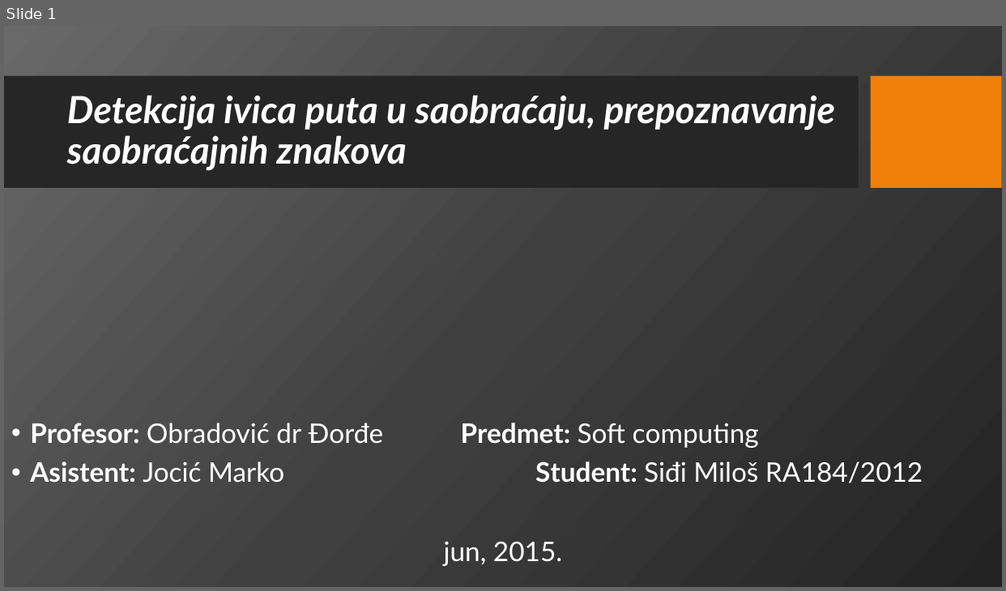
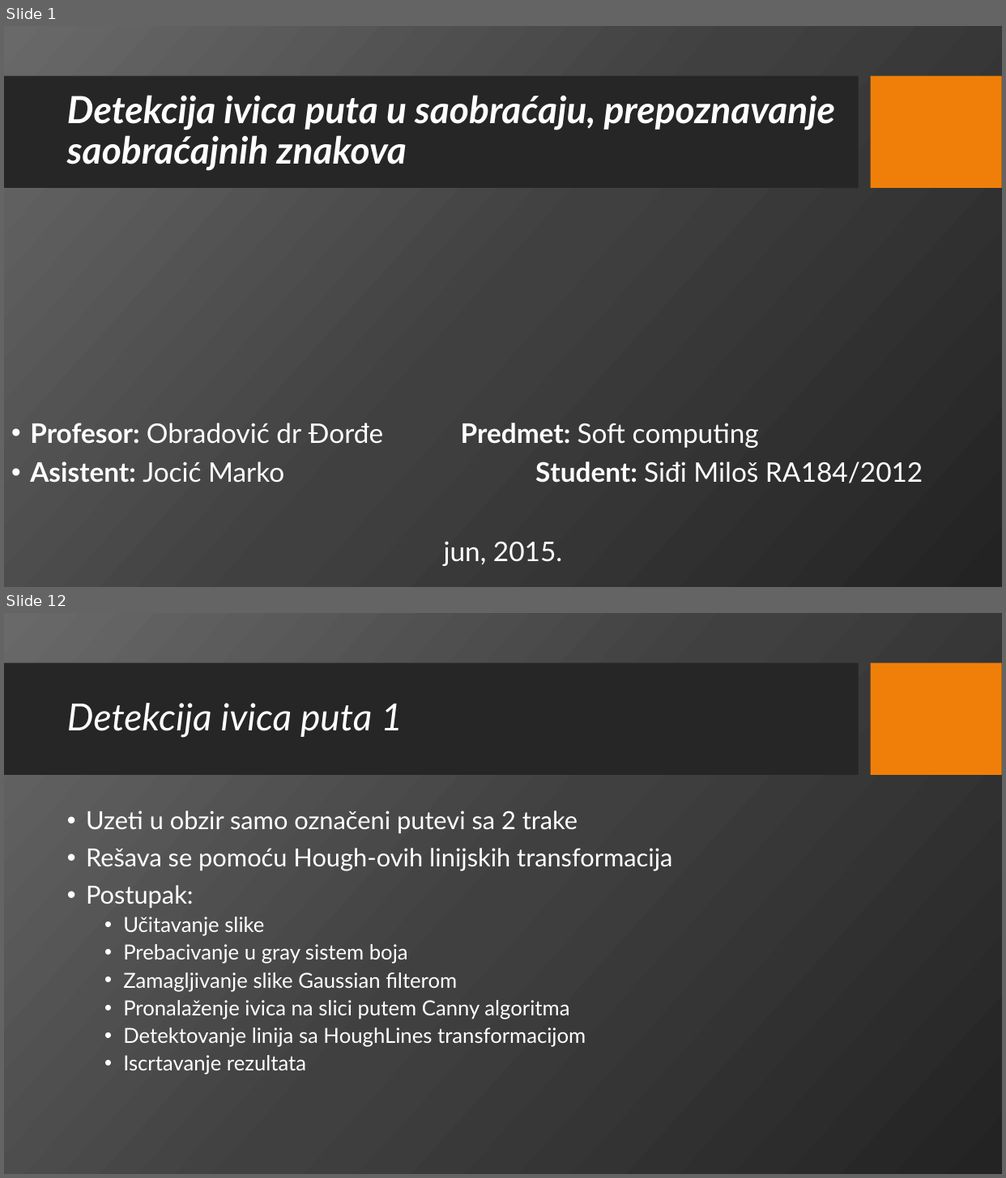
Before and after one commit to msidji/MilosSidji_SoftComputing, a slide deck: Python/Sidji-Prezentacija2.pptx. Shown one above the other, each under a label of ours: slide 1 before the commit, slides 1 and 12 after it; the slides between them are not shown. The pictures are 1006x591 and 1006x1178 pixels, drawn with LibreOffice and Linux fonts; fonts in the diff are those of the drawing; background and template pictures are left out. Boxes give left, top, right and bottom in pixels: in the first picture for what was removed or moved away, otherwise in the second. Text is boxed around its words. In the diff, an @@ line names an element or a change of style, - is before the commit and + after.

```diff
--- a/Python/Sidji-Prezentacija2.pptx
+++ b/Python/Sidji-Prezentacija2.pptx
@@ slide 12 added at bbox=[4, 613, 1002, 1174], background picture (left out); not listed: 2 template elements that a slide beside it also shows @@
@@ title added at bbox=[67, 703, 403, 738], 36 pt, text #FFFFFF, italic @@
+Detekcija ivica puta 1
@@ text added at bbox=[86, 811, 672, 1075], 20 pt, text #FFFFFF @@
+• Uzeti u obzir samo označeni putevi sa 2 trake
+• Rešava se pomoću Hough-ovih linijskih transformacija
+• Postupak:
+  • Učitavanje slike
+  • Prebacivanje u gray sistem boja
+  • Zamagljivanje slike Gaussian filterom
+  • Pronalaženje ivica na slici putem Canny algoritma
+  • Detektovanje linija sa HoughLines transformacijom
+  • Iscrtavanje rezultata
```
Also in this commit, not shown: 16 other slides added, 8 slides removed, 8 other files.
